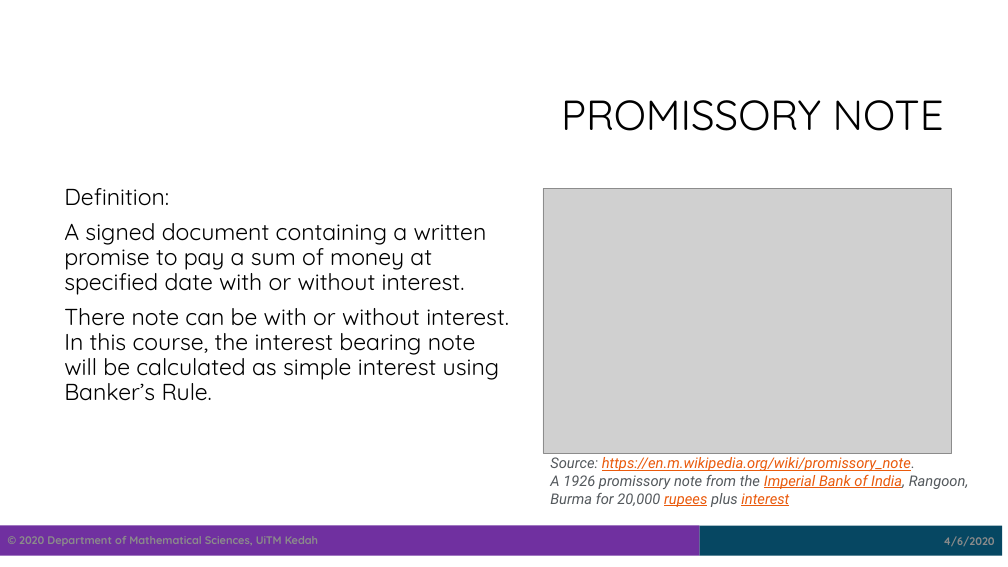
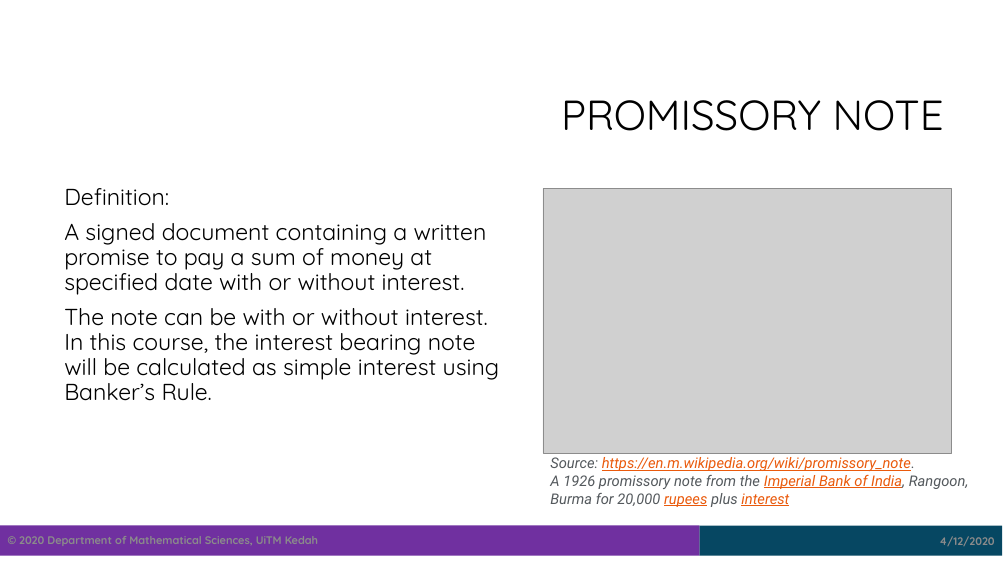
Before and after one commit to ariff118/ScMathUiTMKedah, a slide deck: slide 3 of docs/images/bd_pn/bd_pn.pptx. Drawn at 1008x567 pixels with LibreOffice and Linux fonts; fonts in the diff are those of the drawing; grey boxes stand for pictures; background and template pictures are left out. Boxes give left, top, right and bottom in pixels: in the first picture for what was removed or moved away, otherwise in the second. Text is boxed around its words. In the diff, an @@ line names an element or a change of style, - is before the commit and + after.

```diff
--- a/docs/images/bd_pn/bd_pn.pptx
+++ b/docs/images/bd_pn/bd_pn.pptx
@@ text at (64,308,499,401): text changed @@
-There note can be with or without interest. In this course, the interest bearing note will be calculated as simple interest using Banker’s Rule.
+The note can be with or without interest. In this course, the interest bearing note will be calculated as simple interest using Banker’s Rule.
@@ text in rectangle at (939,536,994,546): text changed @@
-4/6/2020
+4/12/2020
```
Also in this commit, not shown: 11 other slides changed, 24 other files.
